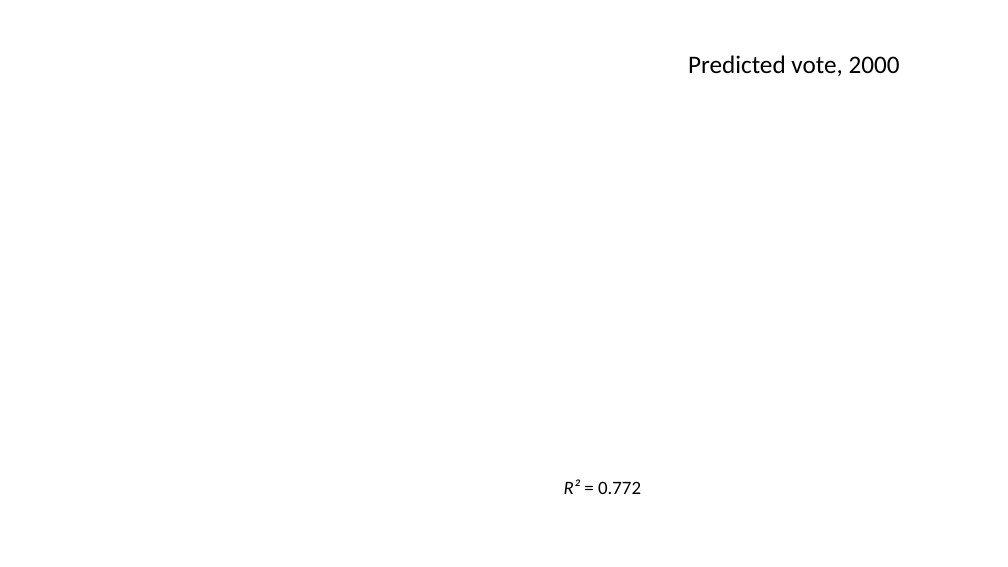
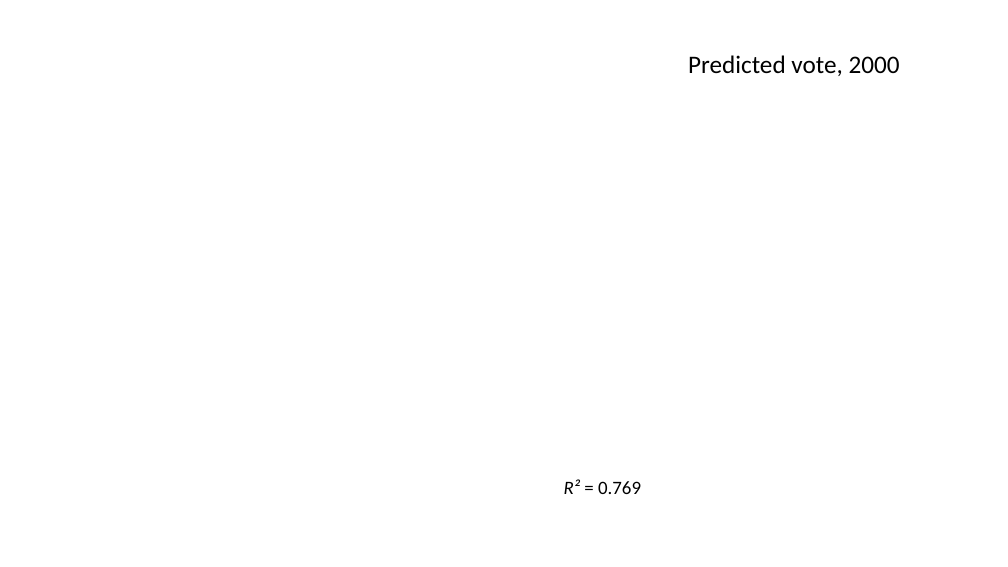
Before and after one commit to mosew/math650, a slide deck: slide 36 of votes/2000/Predicting 2000 Presidential Election Results.pptx. Drawn at 1008x567 pixels with LibreOffice and Linux fonts; fonts in the diff are those of the drawing; background and template pictures are left out. Boxes give left, top, right and bottom in pixels: in the first picture for what was removed or moved away, otherwise in the second. Text is boxed around its words. In the diff, an @@ line names an element or a change of style, - is before the commit and + after.

```diff
--- a/votes/2000/Predicting 2000 Presidential Election Results.pptx
+++ b/votes/2000/Predicting 2000 Presidential Election Results.pptx
@@ text at bbox=[564, 479, 641, 494]: text changed @@
-R² = 0.772
+R² = 0.769
```
Also in this commit, not shown: 1 other slide changed, 3 other files.
